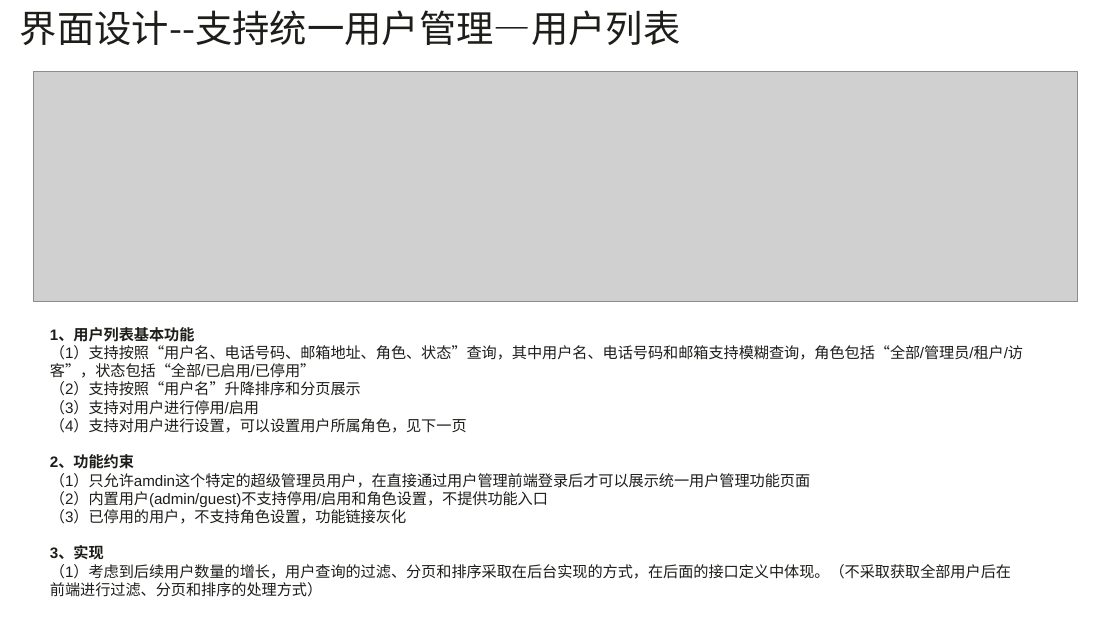
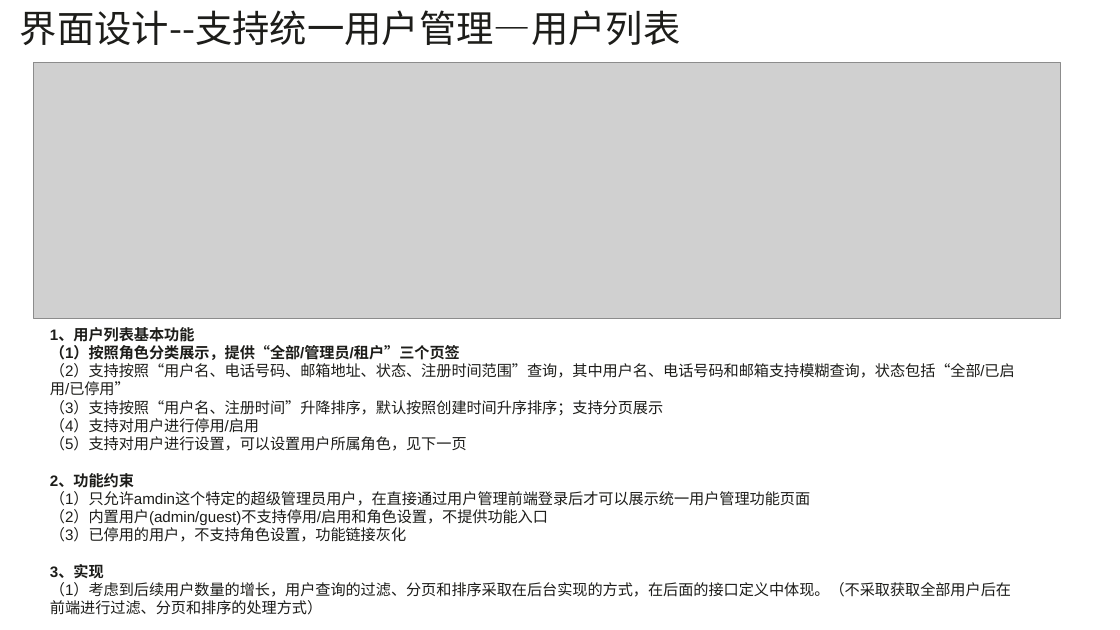
Before and after one commit to EdgeGallery/community, a slide deck: slide 13 of Architecture WG/Requirements/v1.1/Edge Gallery1.1 用户管理特性优化与分权控制方案分析.pptx. Drawn at 1120x630 pixels with LibreOffice and Linux fonts; fonts in the diff are those of the drawing; grey boxes stand for pictures. Boxes give left, top, right and bottom in pixels: in the first picture for what was removed or moved away, otherwise in the second. Text is boxed around its words. In the diff, an @@ line names an element or a change of style, - is before the commit and + after.

Commit message:
!101 更新用户管理特性优化与分权控制方案分析文档 * 更新用户管理特性优化与分权控制方案分析文档

```diff
--- a/Architecture WG/Requirements/v1.1/Edge Gallery1.1 用户管理特性优化与分权控制方案分析.pptx
+++ b/Architecture WG/Requirements/v1.1/Edge Gallery1.1 用户管理特性优化与分权控制方案分析.pptx
@@ picture: place and size @@
-picture at bbox=[34, 71, 1077, 301]
+picture at bbox=[34, 62, 1060, 318]
@@ text at bbox=[50, 345, 1015, 451]: text changed @@
-（1）支持按照“用户名、电话号码、邮箱地址、角色、状态”查询，其中用户名、电话号码和邮箱支持模糊查询，角色包括“全部/管理员/租户/访客”，状态包括“全部/已启用/已停用”
-（2）支持按照“用户名”升降排序和分页展示
-（3）支持对用户进行停用/启用
-（4）支持对用户进行设置，可以设置用户所属角色，见下一页
+（1）按照角色分类展示，提供“全部/管理员/租户”三个页签
+（2）支持按照“用户名、电话号码、邮箱地址、状态、注册时间范围”查询，其中用户名、电话号码和邮箱支持模糊查询，状态包括“全部/已启用/已停用”
+（3）支持按照“用户名、注册时间”升降排序，默认按照创建时间升序排序；支持分页展示
+（4）支持对用户进行停用/启用
+（5）支持对用户进行设置，可以设置用户所属角色，见下一页
```
Also in this commit, not shown: 7 other slides changed.
